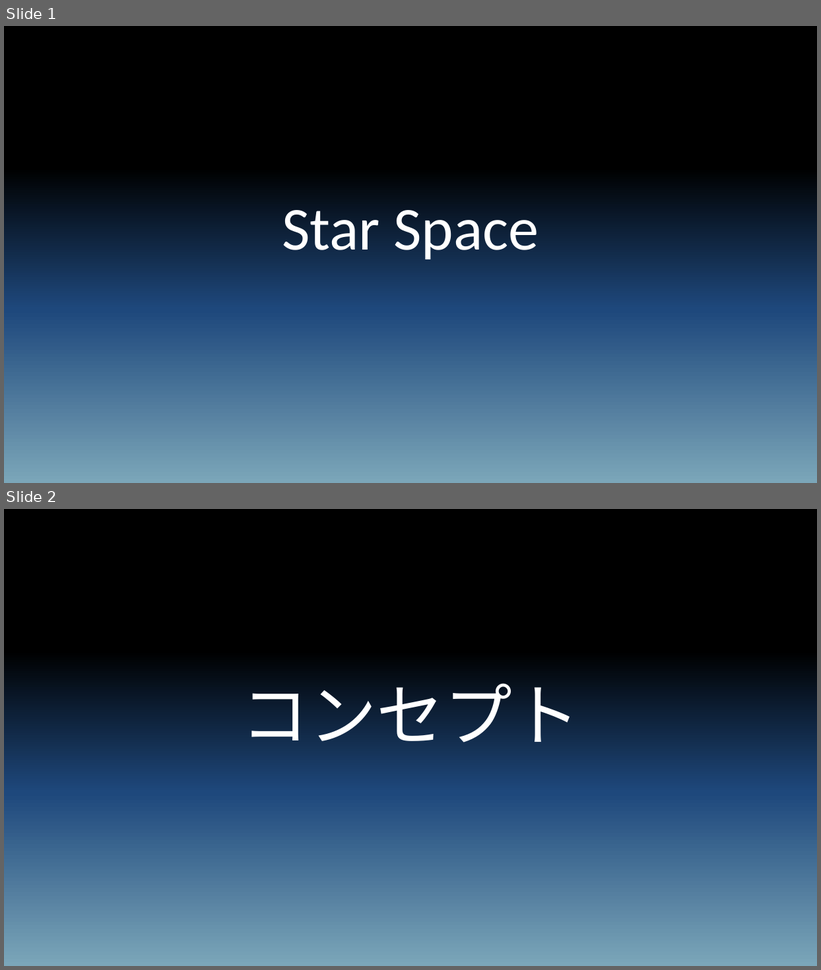
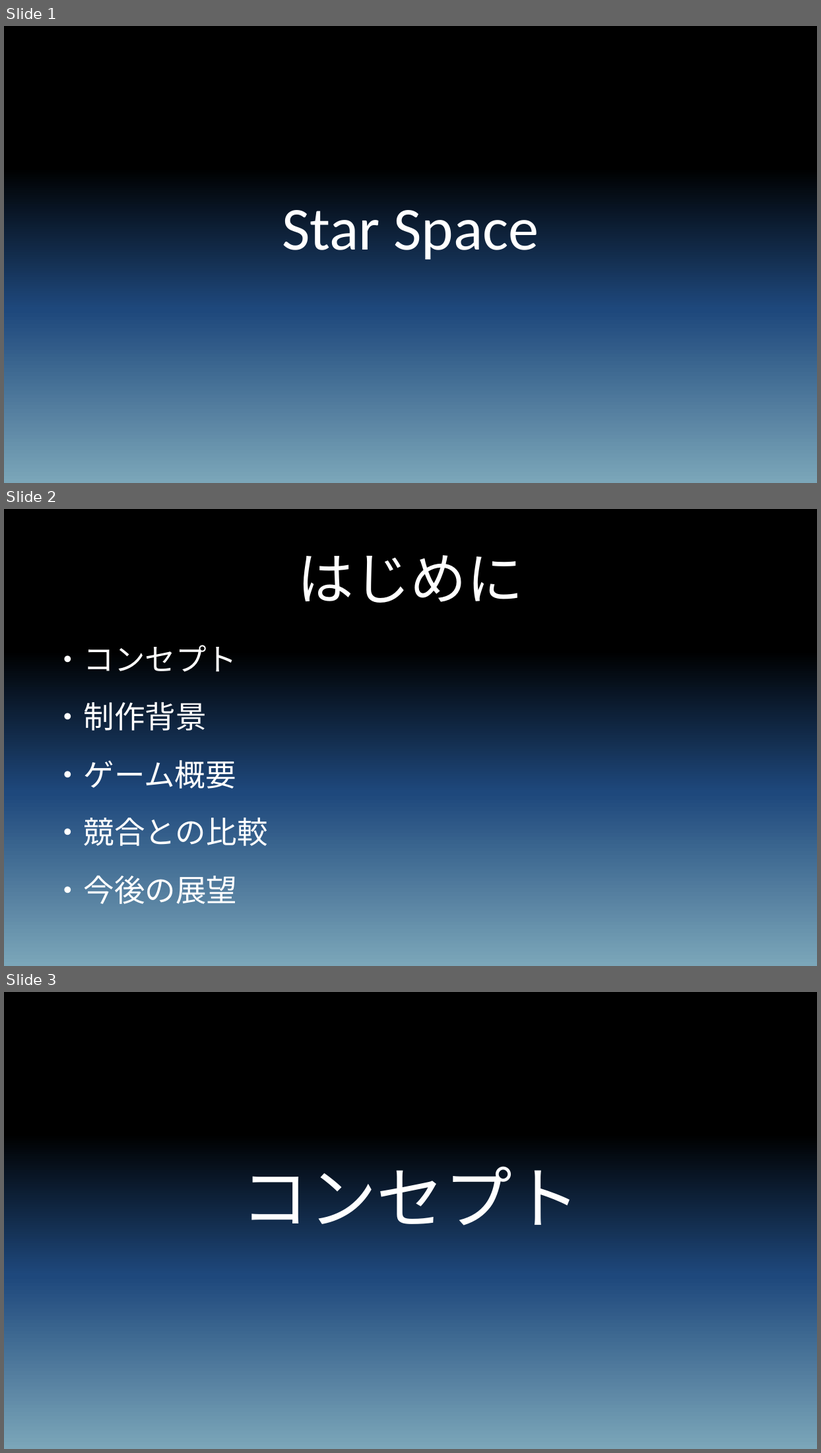
Before and after one commit to coyocoyo/starspace, a slide deck: 発表資料/プレゼンテーション資料.pptx. Shown one above the other, each under a label of ours: slides 1 and 2 before the commit, slides 1, 2 and 3 after it. The pictures are 821x970 and 821x1453 pixels, drawn with LibreOffice and Linux fonts; fonts in the diff are those of the drawing. Boxes give left, top, right and bottom in pixels: in the first picture for what was removed or moved away, otherwise in the second. Text is boxed around its words. In the diff, an @@ line names an element or a change of style, - is before the commit and + after.

```diff
--- a/発表資料/プレゼンテーション資料.pptx
+++ b/発表資料/プレゼンテーション資料.pptx
@@ slide 2 added at [4,509,817,966], background gradient #000000 to #1F497D to #7EA8BA @@
@@ title added at [298,555,523,603], 50 pt, text #FFFFFF @@
+はじめに
@@ text added at [53,645,268,904], 27.2 pt, text #FFFFFF @@
+・コンセプト
+・制作背景
+・ゲーム概要
+・競合との比較
+・今後の展望
@@ what was slide 2 is now slide 3 @@
```
Also in this commit, not shown: 3 slides changed, 3 other files.
